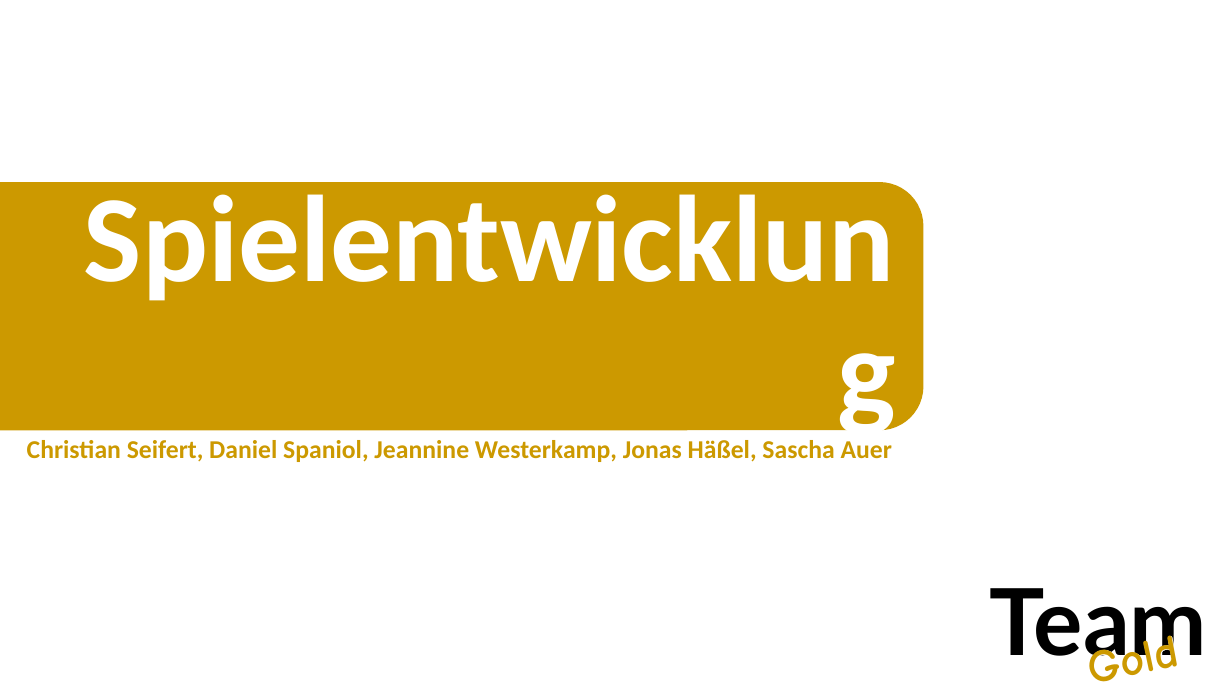
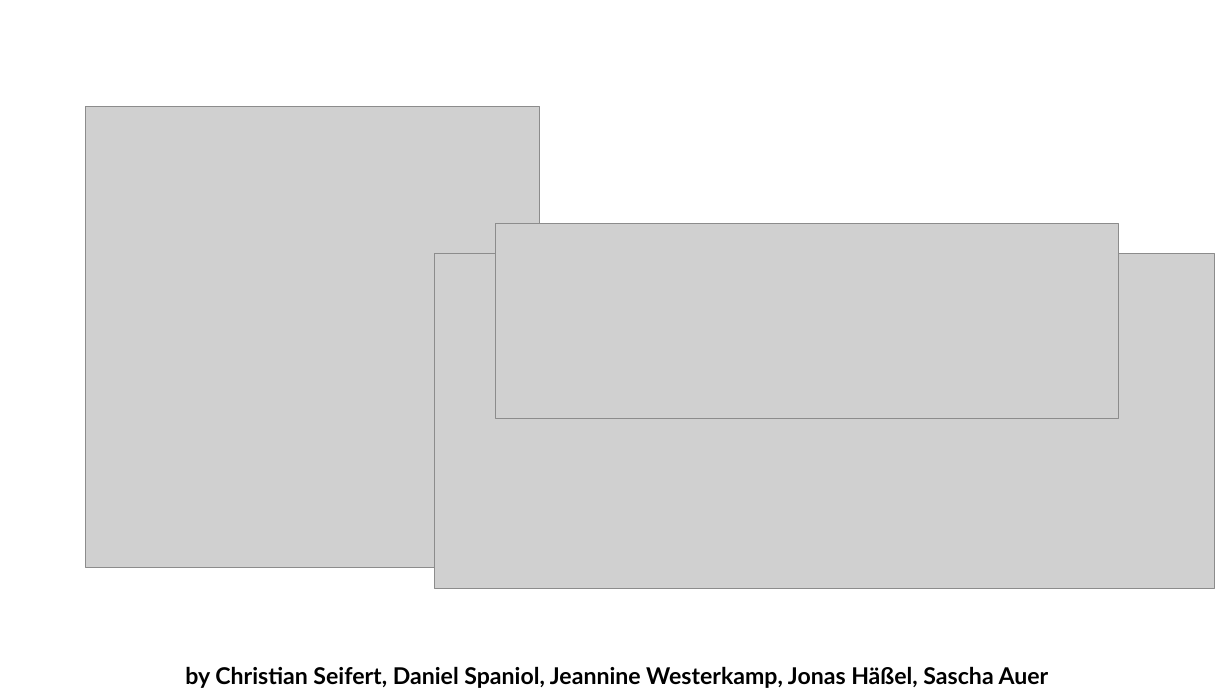
Before and after one commit to digg4/Team-Gold, a slide deck: slide 1 of Unterlagen/AbschlussPräsentationKunde.pptx. Drawn at 1232x693 pixels with LibreOffice and Linux fonts; fonts in the diff are those of the drawing; grey boxes stand for pictures. Boxes give left, top, right and bottom in pixels: in the first picture for what was removed or moved away, otherwise in the second. Text is boxed around its words. In the diff, an @@ line names an element or a change of style, - is before the commit and + after.

```diff
--- a/Unterlagen/AbschlussPräsentationKunde.pptx
+++ b/Unterlagen/AbschlussPräsentationKunde.pptx
@@ picture added at <box>86,107,541,567</box> @@
@@ rounded rectangle removed at <box>0,186,920,426</box> @@
@@ title removed at <box>30,188,905,429</box> @@
-Spielentwicklung
@@ picture added at <box>496,224,1119,419</box> @@
@@ picture added at <box>435,253,1215,589</box> @@
@@ text removed at <box>989,588,1207,672</box> @@
-Team
@@ text removed at <box>1072,570,1232,693</box> @@
-Gold
@@ text removed at <box>1092,631,1182,682</box> @@
-Gold
@@ text at <box>185,666,1049,688</box>: text changed; size 20 to 18 pt; font Calibri to Lato; text colour #CC9900 to #000000 @@
-Christian Seifert, Daniel Spaniol, Jeannine Westerkamp, Jonas Häßel, Sascha Auer
+by Christian Seifert, Daniel Spaniol, Jeannine Westerkamp, Jonas Häßel, Sascha Auer
```
Also in this commit, not shown: 4 other slides changed.
